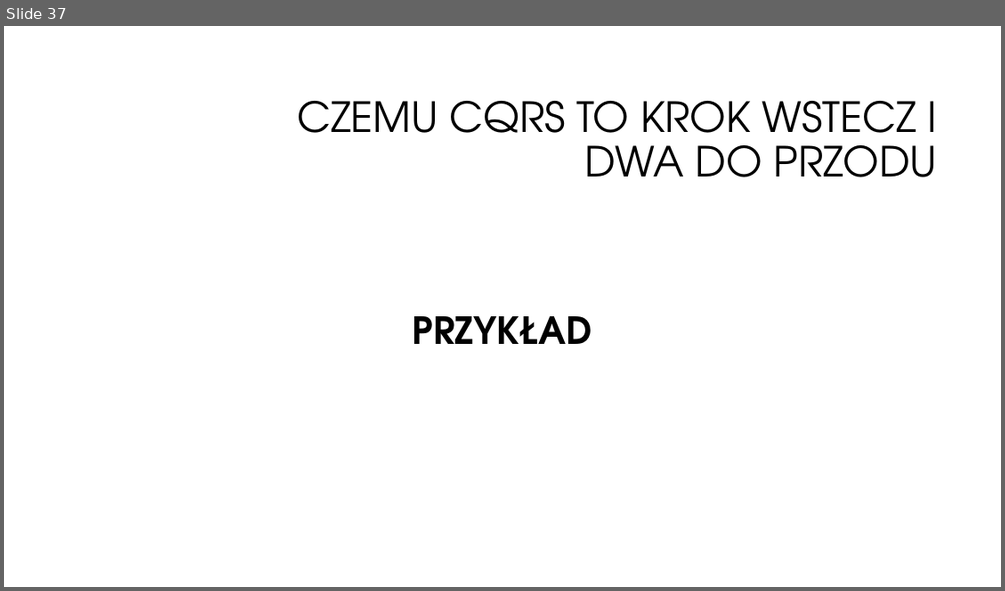
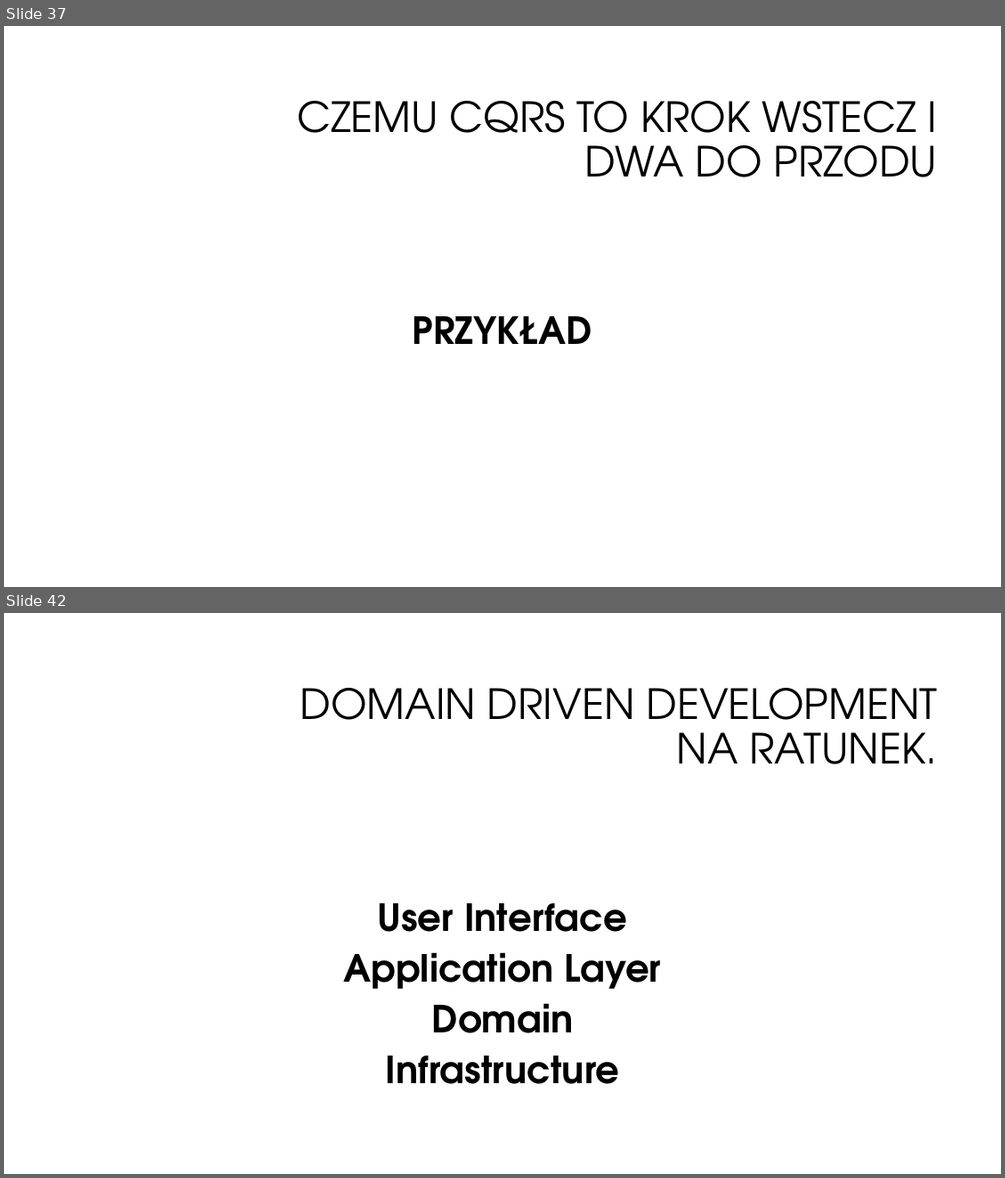
Before and after one commit to oskardudycz/EventSourcing.NetCore, a slide deck: Slides.pptx. Shown one above the other, each under a label of ours: slide 37 before the commit, slides 37 and 42 after it; the slides between them are not shown. The pictures are 1005x591 and 1005x1178 pixels, drawn with LibreOffice and Linux fonts; fonts in the diff are those of the drawing; background and template pictures are left out. Boxes give left, top, right and bottom in pixels: in the first picture for what was removed or moved away, otherwise in the second. Text is boxed around its words. In the diff, an @@ line names an element or a change of style, - is before the commit and + after.

```diff
--- a/Slides.pptx
+++ b/Slides.pptx
@@ slide 42 added at (4, 613, 1001, 1174), background #FFFFFF @@
@@ title added at (300, 688, 938, 764), 40 pt, text #000000 @@
+DOMAIN DRIVEN DEVELOPMENT NA RATUNEK.
@@ text added at (344, 903, 661, 1084), 36 pt, text #000000, bold @@
+User Interface
+Application Layer
+Domain
+Infrastructure
```
Also in this commit, not shown: 1 slide changed, 4 other slides added, 1 slide removed.
